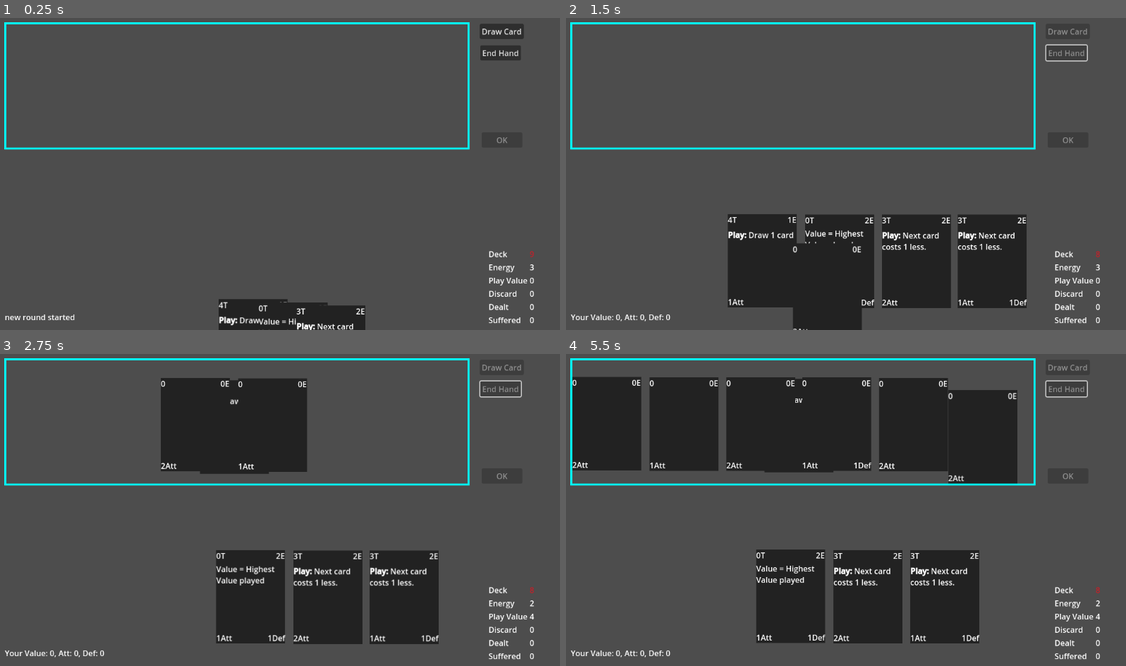
Above: before the commit, frames 1-4 (two rows, left to right).
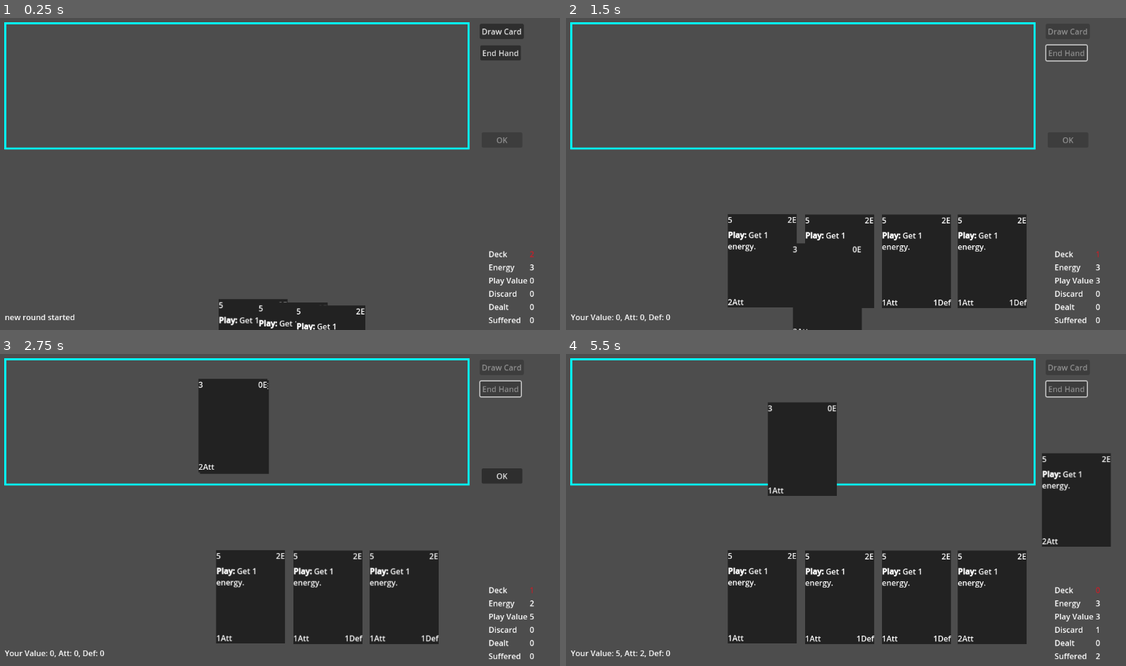
Above: after the commit, the same moments.

Repository: TicklesTheBrain/CardBuilder
Game: Godot game, scene res://game.tscn
Same seed, same stepped clock (60 frames per second), same inputs: the game is played once before the commit and once after it.
Inputs (mouse positions are in pixels of both pictures, inside the frame that each line leads up to):
- Up to frame 1 (0.25 s): no input
- Up to frame 2 (1.5 s): click "Draw Card" at 0.5 s; click "End Hand" at 1.25 s
- Up to frame 3 (2.75 s): drag from (196, 597) to (235, 422) at 2.02 s
- Up to frame 4 (5.5 s): click (1070, 475) at 2.75 s, where only the run after the commit has a clickable "OK"; click (1070, 475) at 3.5 s, where only the run after the commit has a clickable "OK"; click (1070, 366) at 4.25 s, where only the run after the commit has a clickable "Draw Card"; click (1064, 388) at 5 s, where only the run after the commit has a clickable "End Hand"

The runs differ from the first frame. In frame 1, 0.3% of the frame differs, in the area x 39-96%, y 75-100%; in frame 2, 0.8%; in frame 3, 5.0%; in frame 4, 32%, in the area x 1-98%, y 7-98%.

Commit message:
Added selection and new card effects

Diff:
--- /dev/null
+++ b/Selector.gd
@@ -0,0 +1,35 @@
+extends Node
+
+signal cardSelectionRequested(container: CardContainer, amount: int, receivingMethod: Callable)
+signal cardSelectionComplete
+var selecting = false
+var amount = -1
+var subjectContainer: CardContainer
+var selected: Array[CardData] = []
+
+func _ready():
+	cardSelectionRequested.connect(initNewSelection)
+
+func initNewSelection(container: CardContainer, needAmount: int, receivingMethod: Callable):
+	selecting = true
+	selected = []
+	subjectContainer = container
+	amount = min(container.getAll().size(), needAmount)
+	setupEndSelection(receivingMethod)
+	if amount <= 0:
+		cardSelectionComplete.emit()
+
+func addToSelection(card: CardData):
+	if selecting:
+		selected.append(card)
+
+	if selected.size() >= amount:
+		cardSelectionComplete.emit()
+
+func setupEndSelection(receivingMethod: Callable):
+	await cardSelectionComplete
+	receivingMethod.call(selected)
+
+func removeFromSelection(card: CardData):
+	if selected.has(card):
+		selected.erase(card)
--- a/card.tscn
+++ b/card.tscn
@@ -11,7 +11,7 @@
 [sub_resource type="RectangleShape2D" id="RectangleShape2D_nwt7q"]
 size = Vector2(141, 192)
 
-[node name="Card" type="Node2D" node_paths=PackedStringArray("cardShape", "valueTypeLabel", "costLabel", "playTextLabel", "otherTextLabel", "discardTextLabel", "attackLabel", "defenceLabel")]
+[node name="Card" type="Node2D" node_paths=PackedStringArray("cardShape", "valueTypeLabel", "costLabel", "playTextLabel", "otherTextLabel", "discardTextLabel", "attackLabel", "defenceLabel", "selection")]
 script = ExtResource("1_lql06")
 cardShape = NodePath("CardShape")
 valueTypeLabel = NodePath("PanelContainer/Info/TopInfo/ValueType")
@@ -22,6 +22,7 @@
 attackLabel = NodePath("PanelContainer/Info/Bottom Info/Attack")
 defenceLabel = NodePath("PanelContainer/Info/Bottom Info/Defence")
 maxCounter = 1.0
+selection = NodePath("PanelContainer/Selection")
 
 [node name="PanelContainer" type="PanelContainer" parent="."]
 anchors_preset = 8
@@ -37,6 +38,11 @@
 grow_vertical = 2
 theme_override_styles/panel = SubResource("StyleBoxFlat_0tid8")
 script = ExtResource("2_b8cjq")
+
+[node name="Selection" type="ColorRect" parent="PanelContainer"]
+visible = false
+layout_mode = 2
+color = Color(0.0823529, 0.101961, 0.321569, 1)
 
 [node name="Info" type="VBoxContainer" parent="PanelContainer"]
 layout_mode = 2
--- a/cardAbstractions/GenericResource.gd
+++ b/cardAbstractions/GenericResource.gd
@@ -6,12 +6,16 @@
 @export var resourceName: String
 @export var startingValue: int
 @export var resetAmount: int
+@export var capAtZero: bool
 
 @export var debugLabel: Label
 @export var amount: int = startingValue:
 	set(value):
-		amount = value
-		amountChanged.emit(value)
+		if capAtZero:
+			amount = max(value, 0)
+		else:
+			amount = value
+		amountChanged.emit(amount)
 
 func reset():
 	amount = resetAmount
--- a/cardAbstractions/cardContainer.gd
+++ b/cardAbstractions/cardContainer.gd
@@ -81,8 +81,15 @@
 			print('dispose container full')
 			return
 		var card = getTop()
-		removeCard(card)
-		containerToDisposeTo.addCard(card)
+		disposeCard(card, containerToDisposeTo)
+
+func disposeCard(cardToDispose: CardData, containerToDisposeTo: CardContainer = disposeContainer):
+	if containerToDisposeTo.checkFull():
+		print('dispose container full')
+		return
+	removeCard(cardToDispose)
+	containerToDisposeTo.addCard(cardToDispose)
+
 
 func getTotalValue():
 	return cards.reduce(func(acc, card): return acc+card.getValue(), 0)
--- a/cardAbstractions/cardData.gd
+++ b/cardAbstractions/cardData.gd
@@ -32,7 +32,7 @@
 			for ef in onPlayEffects:
 				updateContext()
 				context.actingCard = self
-				ef.trigger(context)
+				await ef.trigger(context)
 
 func getPlayEffectText() -> String:
 	var result = ''
--- /dev/null
+++ b/cardAbstractions/conditionals/conditionalValue.gd
@@ -0,0 +1,21 @@
+extends Conditional
+class_name ConditionalValue
+
+@export var valueToMatchOrExceed: int
+@export var disabledOnMatchOrExceed: bool = false
+
+func getText():
+    var text = "If value {verb} equal or more than {number}, "
+    var verb = 'is'
+    if disabledOnMatchOrExceed:
+        verb = "isn't"
+    return text.format({"verb": verb, "number": valueToMatchOrExceed})
+
+func check(ctxt: GameStateContext):
+    print('check triggered')
+    var currPlayValue = ctxt.playArea.getTotalValue()
+    if not disabledOnMatchOrExceed and currPlayValue >= valueToMatchOrExceed:
+        return true
+    if disabledOnMatchOrExceed and currPlayValue < valueToMatchOrExceed:
+        return true
+    return false
--- /dev/null
+++ b/cardAbstractions/conditionals/conditionals.gd
@@ -0,0 +1,14 @@
+extends Resource
+class_name Conditional
+
+@export var staticText: String
+
+func getText():
+    if staticText:
+        return staticText
+    else:
+        return "conditional text not overriden"
+
+func check(_ctxt: GameStateContext):
+    print('default conditional function not overriden')
+    return true
--- a/cardAbstractions/deckManager.gd
+++ b/cardAbstractions/deckManager.gd
@@ -1,10 +1,13 @@
 extends CardContainer
 class_name DeckManager
 
+@export var debug: bool = true
 @export var emptyCardArray: Array[EmptyCardData]
 
 func buildNewEmptyDeck():
 	for empty in emptyCardArray:
+		if debug and not empty.debug:
+			continue
 		for i in range(empty.amount):
 			var newCard = CardData.new()
 			newCard.value = empty.value.duplicate()
--- a/cardAbstractions/emptyCardData.gd
+++ b/cardAbstractions/emptyCardData.gd
@@ -2,3 +2,4 @@
 class_name EmptyCardData
 
 @export var amount: int = 0
+@export var debug: bool
--- a/cardAbstractions/gameStateContext.gd
+++ b/cardAbstractions/gameStateContext.gd
@@ -9,3 +9,16 @@
 var actingCard: CardData
 var subjectCard: CardData
 var modifiableValue: Variant
+
+enum ContainerPurposes {DECK, HAND, PLAY_AREA, DISCARD}
+
+func getContainerFromPurpose(purpose: Game.ContainerPurposes):
+    match purpose:
+        Game.ContainerPurposes.PLAY_AREA:
+            return playArea
+        Game.ContainerPurposes.HAND:
+            return hand
+        Game.ContainerPurposes.DISCARD:
+            return discard
+        Game.ContainerPurposes.DECK:
+            return drawDeck
--- a/cardEffects/peContainerModifier.gd
+++ b/cardEffects/peContainerModifier.gd
@@ -5,7 +5,7 @@
 @export var modifier: Modifier
 @export var timingRules: Array[TC_Rule] = []
 
-func trigger(ctxt: GameStateContext):
+func triggerSpecific(ctxt: GameStateContext):
 	print('card apply modifier triggered ')
 
 	for purpose in containersToApply:
--- /dev/null
+++ b/cardEffects/peDiscard.gd
@@ -0,0 +1,31 @@
+extends PlayEffect
+class_name DiscardCards
+
+@export var amountOfCardsToDiscard: int = 1
+@export var discardFrom: Game.ContainerPurposes
+
+var selectedCards: Array[CardData] = []
+signal cardSelectionDone
+
+func triggerSpecific(ctxt: GameStateContext):
+
+	print('card discard triggered')
+	var cont = ctxt.getContainerFromPurpose(discardFrom)
+
+	if amountOfCardsToDiscard == -1:
+		cont.disposeAll()
+	else:
+		Selector.cardSelectionRequested.emit(ctxt.hand, amountOfCardsToDiscard, receiveSelection)
+		await cardSelectionDone
+		for card in selectedCards:
+			cont.disposeCard(card)
+
+func getTextSpecific() -> String:
+	if amountOfCardsToDiscard == -1:
+		return "discard all cards."
+	else:
+		return "Discard {num} card".format({"num": amountOfCardsToDiscard})
+
+func receiveSelection(cards: Array[CardData]):
+	selectedCards = cards
+	cardSelectionDone.emit()
--- a/cardEffects/peDraw.gd
+++ b/cardEffects/peDraw.gd
@@ -3,7 +3,7 @@
 
 @export var amountOfCardsToDraw: int = 1
 
-func trigger(ctxt: GameStateContext):
+func triggerSpecific(ctxt: GameStateContext):
 	print('card draw triggered')
 
 	for i in range(amountOfCardsToDraw):
@@ -15,5 +15,5 @@
 		else:
 			return
 
-func getText() -> String:
+func getTextSpecific() -> String:
 	return "Draw {num} card".format({"num": amountOfCardsToDraw})
--- /dev/null
+++ b/cardEffects/peResourceModify.gd
@@ -0,0 +1,13 @@
+extends PlayEffect
+class_name ResourceModify
+
+#TODO: currently only supports energy, need to add other types as well, like bust, damage and so on.
+
+@export var amountToModify = 1
+
+func triggerSpecific(ctxt: GameStateContext):
+	ctxt.energyResource.amount += amountToModify
+
+
+func getTextSpecific():
+	return "Get {num} energy.".format({"num": amountToModify})
--- a/cardEffects/playEffect.gd
+++ b/cardEffects/playEffect.gd
@@ -5,13 +5,30 @@
 
 @export var effectName: String
 @export var staticText: String
+@export var conditionals: Array[Conditional]
 
-func trigger(_effectContext: GameStateContext):
-    print('this was a generic play effect trigger function that was not overriden. is this expected?')
-    #pass
+func trigger(ctxt: GameStateContext):
+	#print('trigger launched', conditionals)
+	for conditional in conditionals:
+		#print('conditional', conditional)
+		if not conditional.check(ctxt):
+			#print("conditional failed")
+			return
+	await triggerSpecific(ctxt)
+
+func triggerSpecific(_effectContext: GameStateContext):
+	print('this was a default play effect trigger function that was not overriden. is this expected?')
+	#pass
 
 func getText() -> String:
-    if staticText:
-        return staticText
-    else:
-        return "this was a not overriden generic getText, something wrong?"
+	if staticText:
+		return staticText
+	else:
+		var result = ''
+		for con in conditionals:
+			result += con.getText()
+		result += getTextSpecific()
+		return result
+
+func getTextSpecific() -> String:
+	return "this was a not overriden generic getText, something wrong?"
--- a/cardInterfaceStuff/cardDisplay.gd
+++ b/cardInterfaceStuff/cardDisplay.gd
@@ -13,6 +13,8 @@
 @export var defenceLabel: Label
 @export var maxCounter: float
 
+@export var selection: ColorRect
+
 var counter: float = 0
 var cardData: CardData
 var mouseOver: bool
@@ -21,6 +23,13 @@
 var previousPosition = Vector2()
 var inPlayArea = null
 var positionController: VariedPositionController
+var selected = false:
+	set(value):
+		if value == true:
+			selection.visible = true
+		else:
+			selection.visible = false
+		selected = value
 
 func _ready():
 	Events.updateAllDisplays.connect(updateCardDisplay)
@@ -61,6 +70,17 @@
 		position = get_viewport().get_mouse_position() - mouseOffset
 
 func onClick():
+
+	if Selector.selecting:
+		if Selector.subjectContainer == cardData.container:
+			if selected:
+				selected = false
+				Selector.removeFromSelection(cardData)
+			else:
+				selected = true
+				Selector.addToSelection(cardData)
+		return
+
 	if not dragged and not inPlayArea:
 		previousPosition = position
 		dragged = true
--- a/events.gd
+++ b/events.gd
@@ -6,6 +6,8 @@
 signal playerTurnEnd(playerValue: int, buster: bool)
 signal newCardDisplayRequested(card: CardData)
 signal updateAllDisplays()
+
+
 
 func _ready():
 	cardAdded.connect(displayUpdateWrapper)
--- a/game.tscn
+++ b/game.tscn
@@ -15,8 +15,11 @@
 [ext_resource type="Script" path="res://modifiers/paramModifierLowestHighestPlayed.gd" id="10_fv4q3"]
 [ext_resource type="Script" path="res://cardAbstractions/containerCounter.gd" id="11_rgdhd"]
 [ext_resource type="Script" path="res://cardEffects/peDraw.gd" id="11_ukhr8"]
+[ext_resource type="Script" path="res://cardAbstractions/conditionals/conditionalValue.gd" id="12_drei7"]
 [ext_resource type="Script" path="res://cardAbstractions/cardContainer.gd" id="12_q8pst"]
+[ext_resource type="Script" path="res://cardEffects/peDiscard.gd" id="13_8uvlo"]
 [ext_resource type="Script" path="res://cardAbstractions/tcRules.gd" id="13_b755p"]
+[ext_resource type="Script" path="res://cardEffects/peResourceModify.gd" id="14_jpla0"]
 
 [sub_resource type="Resource" id="Resource_stxwd"]
 script = ExtResource("4_kj13h")
@@ -42,8 +45,10 @@
 staticText = "Value = Highest Value played"
 
 [sub_resource type="Resource" id="Resource_m4wcd"]
+resource_name = "SetToHigh"
 script = ExtResource("5_fj00f")
 amount = 4
+debug = false
 cardTitle = ""
 value = SubResource("Resource_tssf2")
 type = "T"
@@ -79,6 +84,7 @@
 timingRules = Array[ExtResource("13_b755p")]([SubResource("Resource_sjuao")])
 effectName = ""
 staticText = "Next card costs 1 less."
+conditionals = Array[Resource("res://cardAbstractions/conditionals/conditionals.gd")]([])
 
 [sub_resource type="Resource" id="Resource_3rfs7"]
 script = ExtResource("4_kj13h")
@@ -88,8 +94,10 @@
 staticText = ""
 
 [sub_resource type="Resource" id="Resource_chvy2"]
+resource_name = "Next Costs 1 less"
 script = ExtResource("5_fj00f")
 amount = 4
+debug = false
 cardTitle = ""
 value = SubResource("Resource_3rfs7")
 type = "T"
@@ -108,6 +116,7 @@
 amountOfCardsToDraw = 1
 effectName = ""
 staticText = ""
+conditionals = Array[Resource("res://cardAbstractions/conditionals/conditionals.gd")]([])
 
 [sub_resource type="Resource" id="Resource_crwdx"]
 script = ExtResource("4_kj13h")
@@ -117,24 +126,135 @@
 staticText = ""
 
 [sub_resource type="Resource" id="Resource_xeq1j"]
+resource_name = "Draw 1"
 script = ExtResource("5_fj00f")
 amount = 4
+debug = false
 cardTitle = ""
 value = SubResource("Resource_crwdx")
 type = "T"
 cost = SubResource("Resource_flsx3")
 onPlayEffects = Array[Resource("res://cardEffects/playEffect.gd")]([SubResource("Resource_bu1ka")])
 
-[sub_resource type="Resource" id="Resource_lab7m"]
+[sub_resource type="Resource" id="Resource_uysms"]
 script = ExtResource("4_kj13h")
 baseValue = 0
 type = 0
 modifiers = Array[Resource("res://modifiers/paramModifier.gd")]([])
 staticText = ""
 
+[sub_resource type="Resource" id="Resource_4uuiq"]
+script = ExtResource("12_drei7")
+valueToMatchOrExceed = 6
+disabledOnMatchOrExceed = false
+staticText = ""
+
+[sub_resource type="Resource" id="Resource_ha2ot"]
+script = ExtResource("11_ukhr8")
+amountOfCardsToDraw = 1
+effectName = ""
+staticText = ""
+conditionals = Array[Resource("res://cardAbstractions/conditionals/conditionals.gd")]([SubResource("Resource_4uuiq")])
+
+[sub_resource type="Resource" id="Resource_ihadl"]
+script = ExtResource("4_kj13h")
+baseValue = 3
+type = 1
+modifiers = Array[Resource("res://modifiers/paramModifier.gd")]([])
+staticText = ""
+
+[sub_resource type="Resource" id="Resource_o77ee"]
+resource_name = "Draw if value 6"
+script = ExtResource("5_fj00f")
+amount = 9
+debug = false
+cardTitle = ""
+value = SubResource("Resource_ihadl")
+type = ""
+cost = SubResource("Resource_uysms")
+onPlayEffects = Array[Resource("res://cardEffects/playEffect.gd")]([SubResource("Resource_ha2ot")])
+
+[sub_resource type="Resource" id="Resource_u0iq6"]
+script = ExtResource("4_kj13h")
+baseValue = 1
+type = 0
+modifiers = Array[Resource("res://modifiers/paramModifier.gd")]([])
+staticText = ""
+
+[sub_resource type="Resource" id="Resource_pnci2"]
+script = ExtResource("13_8uvlo")
+amountOfCardsToDiscard = 2
+discardFrom = 1
+effectName = ""
+staticText = ""
+conditionals = Array[Resource("res://cardAbstractions/conditionals/conditionals.gd")]([])
+
+[sub_resource type="Resource" id="Resource_0pcgq"]
+script = ExtResource("11_ukhr8")
+amountOfCardsToDraw = 1
+effectName = ""
+staticText = ""
+conditionals = Array[Resource("res://cardAbstractions/conditionals/conditionals.gd")]([])
+
+[sub_resource type="Resource" id="Resource_7qb40"]
+script = ExtResource("4_kj13h")
+baseValue = 5
+type = 1
+modifiers = Array[Resource("res://modifiers/paramModifier.gd")]([])
+staticText = ""
+
+[sub_resource type="Resource" id="Resource_p1bhp"]
+resource_name = "Discard 2"
+script = ExtResource("5_fj00f")
+amount = 8
+debug = false
+cardTitle = ""
+value = SubResource("Resource_7qb40")
+type = ""
+cost = SubResource("Resource_u0iq6")
+onPlayEffects = Array[Resource("res://cardEffects/playEffect.gd")]([SubResource("Resource_pnci2"), SubResource("Resource_0pcgq")])
+
+[sub_resource type="Resource" id="Resource_ujoxj"]
+script = ExtResource("4_kj13h")
+baseValue = 2
+type = 0
+modifiers = Array[Resource("res://modifiers/paramModifier.gd")]([])
+staticText = ""
+
+[sub_resource type="Resource" id="Resource_1yklq"]
+script = ExtResource("14_jpla0")
+amountToModify = 1
+effectName = ""
+staticText = ""
+conditionals = Array[Resource("res://cardAbstractions/conditionals/conditionals.gd")]([])
+
+[sub_resource type="Resource" id="Resource_7lixo"]
+script = ExtResource("4_kj13h")
+baseValue = 5
+type = 1
+modifiers = Array[Resource("res://modifiers/paramModifier.gd")]([])
+staticText = ""
+
+[sub_resource type="Resource" id="Resource_vwdiw"]
+script = ExtResource("5_fj00f")
+amount = 5
+debug = true
+cardTitle = ""
+value = SubResource("Resource_7lixo")
+type = ""
+cost = SubResource("Resource_ujoxj")
+onPlayEffects = Array[Resource("res://cardEffects/playEffect.gd")]([SubResource("Resource_1yklq")])
+
+[sub_resource type="Resource" id="Resource_lab7m"]
+script = ExtResource("4_kj13h")
+baseValue = 0
+type = 0
+modifiers = Array[Resource("res://modifiers/paramModifier.gd")]([])
+staticText = ""
+
 [sub_resource type="Resource" id="Resource_f56mr"]
 script = ExtResource("4_kj13h")
-baseValue = 0
+baseValue = 3
 type = 1
 modifiers = Array[Resource("res://modifiers/paramModifier.gd")]([])
 staticText = ""
@@ -142,6 +262,7 @@
 [sub_resource type="Resource" id="Resource_bl2ga"]
 script = ExtResource("5_fj00f")
 amount = 10
+debug = false
 cardTitle = ""
 value = SubResource("Resource_f56mr")
 type = ""
@@ -190,10 +311,11 @@
 
 [node name="Player" type="Node" parent="Logic"]
 
-[node name="DeckManager" type="Node" parent="Logic/Player" node_paths=PackedStringArray("feedContainer")]
+[node name="DeckManager" type="Node" parent="Logic/Player" node_paths=PackedStringArray("feedContainer", "disposeContainer")]
 script = ExtResource("3_8edax")
-emptyCardArray = Array[ExtResource("5_fj00f")]([SubResource("Resource_m4wcd"), SubResource("Resource_chvy2"), SubResource("Resource_xeq1j")])
+emptyCardArray = Array[ExtResource("5_fj00f")]([SubResource("Resource_m4wcd"), SubResource("Resource_chvy2"), SubResource("Resource_xeq1j"), SubResource("Resource_o77ee"), SubResource("Resource_p1bhp"), SubResource("Resource_vwdiw")])
 feedContainer = NodePath("../DiscardManager")
+disposeContainer = NodePath("../DiscardManager")
 
 [node name="DeckCounter" type="Node" parent="Logic/Player/DeckManager" node_paths=PackedStringArray("label")]
 script = ExtResource("11_rgdhd")
@@ -242,9 +364,11 @@
 [node name="EnemyDiscard" type="Node" parent="Logic/Enemy"]
 script = ExtResource("12_q8pst")
 
-[node name="EnemyDeck" type="Node" parent="Logic/Enemy"]
+[node name="EnemyDeck" type="Node" parent="Logic/Enemy" node_paths=PackedStringArray("feedContainer")]
 script = ExtResource("3_8edax")
+debug = false
 emptyCardArray = Array[ExtResource("5_fj00f")]([SubResource("Resource_bl2ga")])
+feedContainer = NodePath("../EnemyDiscard")
 
 [node name="DrawButton" type="Button" parent="."]
 offset_left = 988.0
--- a/project.godot
+++ b/project.godot
@@ -19,6 +19,7 @@
 
 Events="*res://events.gd"
 TcFactory="*res://tc_factory.gd"
+Selector="*res://Selector.gd"
 
 [rendering]
 
Not shown: 1 places in game.tscn that only renumber resources
